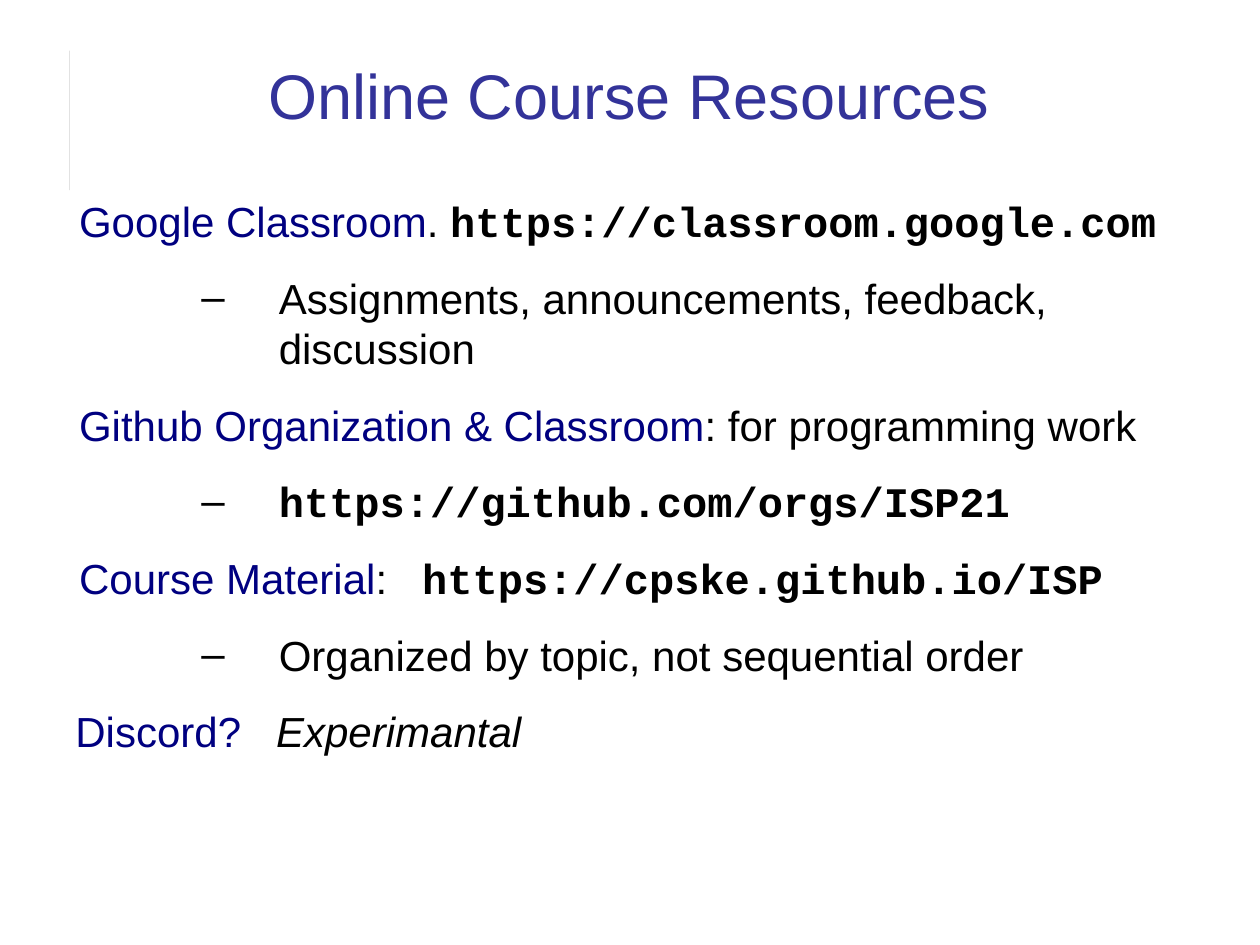
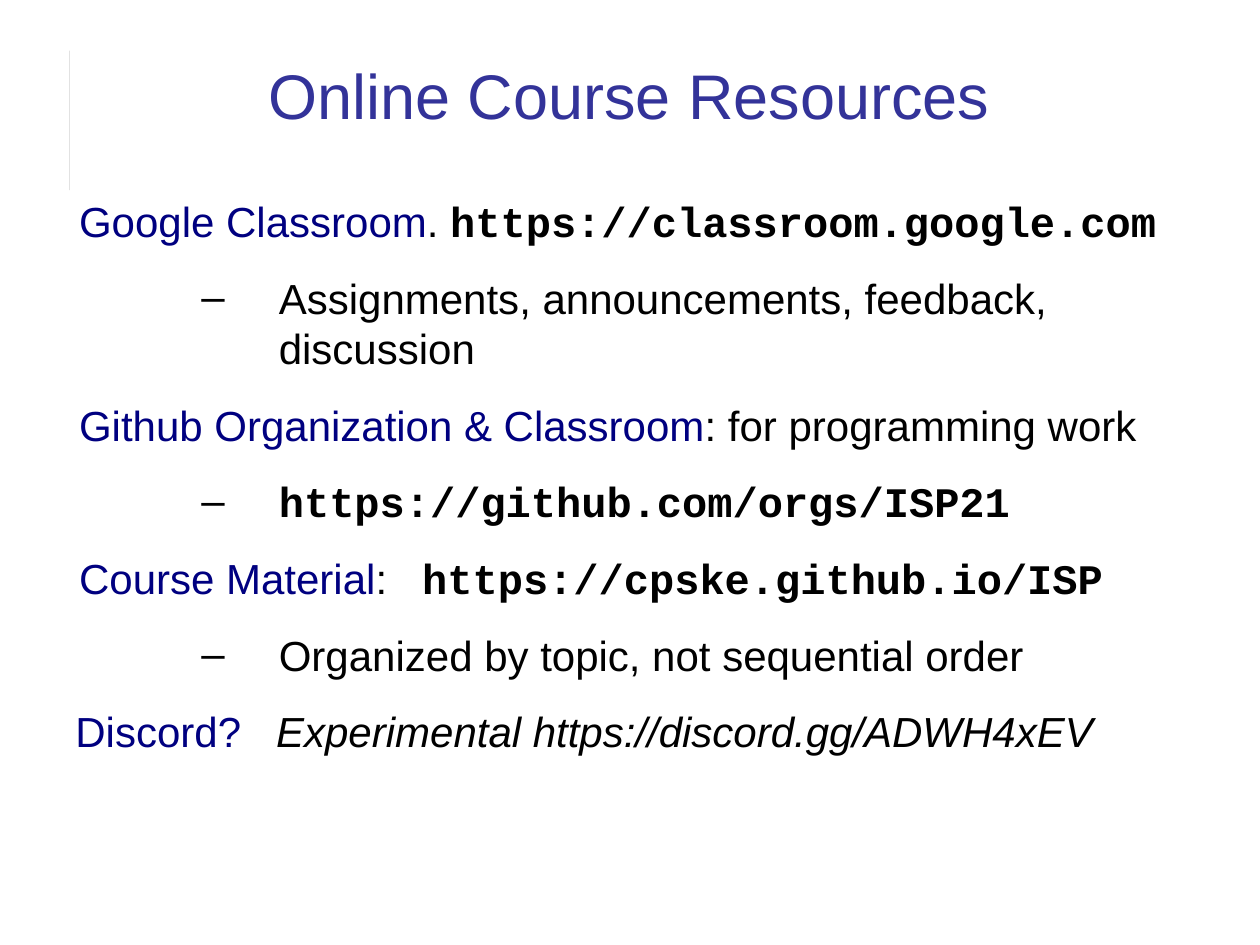
Before and after one commit to cpske/ISP, a slide deck: slide 17 of introduction/Introduction-to-Course.odp (slide 16 before the commit). Drawn at 1260x945 pixels with LibreOffice and Linux fonts; fonts in the diff are those of the drawing. Boxes give left, top, right and bottom in pixels: in the first picture for what was removed or moved away, otherwise in the second. Text is boxed around its words. In the diff, an @@ line names an element or a change of style, - is before the commit and + after.

```diff
--- a/introduction/Introduction-to-Course.odp
+++ b/introduction/Introduction-to-Course.odp
@@ text at [75,716,1093,756]: text changed @@
-Discord? Experimantal
+Discord? Experimental https://discord.gg/ADWH4xEV
```
Also in this commit, not shown: 2 other slides changed, 1 slide added, 5 other files.
